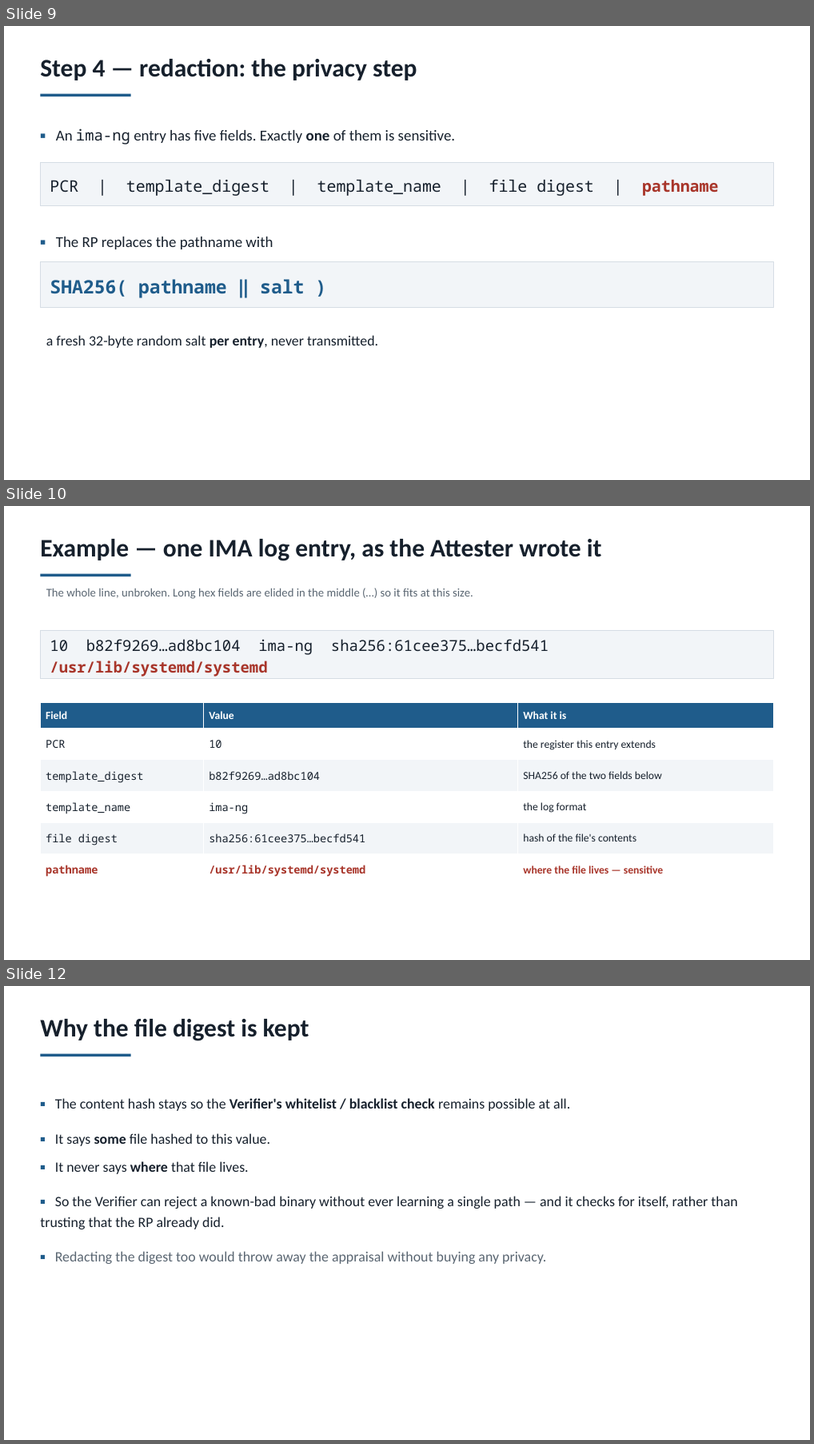
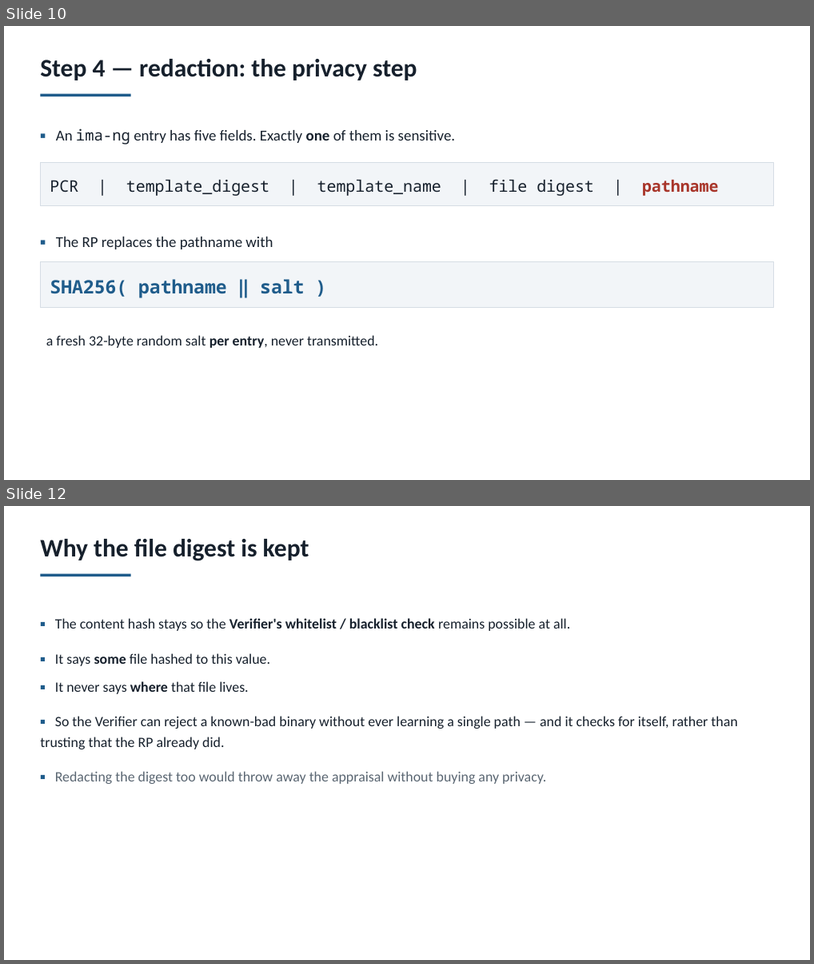
Before and after one commit to userdigitaldevil/charra-v2, a slide deck: charra-ressources/charra_privacy_attestation_slides_v2.pptx. Shown one above the other, each under a label of ours: slides 9, 10 and 12 before the commit, slides 10 and 12 after it; the slides between them are not shown. The pictures are 814x1444 and 814x964 pixels, drawn with LibreOffice and Linux fonts; fonts in the diff are those of the drawing. Boxes give left, top, right and bottom in pixels: in the first picture for what was removed or moved away, otherwise in the second. Text is boxed around its words. In the diff, an @@ line names an element or a change of style, - is before the commit and + after.

```diff
--- a/charra-ressources/charra_privacy_attestation_slides_v2.pptx
+++ b/charra-ressources/charra_privacy_attestation_slides_v2.pptx
@@ slide 10 removed at (x1=4, y1=506, x2=810, y2=960), background #FFFFFF @@
@@ text removed at (x1=40, y1=539, x2=602, y2=561) @@
-Example — one IMA log entry, as the Attester wrote it
@@ rectangle removed at (x1=40, y1=574, x2=131, y2=576) @@
@@ text removed at (x1=46, y1=588, x2=474, y2=599) @@
-The whole line, unbroken. Long hex fields are elided in the middle (…) so it fits at this size.
@@ rectangle removed at (x1=40, y1=630, x2=774, y2=679) @@
@@ text removed at (x1=50, y1=639, x2=313, y2=676) @@
-10 b82f9269…ad8bc104 ima-ng sha256:61cee375…becfd541 /usr/lib/systemd/systemd
@@ table removed at (x1=40, y1=703, x2=774, y2=885), 6 rows, 3 columns @@
-Field | Value | What it is
-PCR | 10 | the register this entry extends
-template_digest | b82f9269…ad8bc104 | SHA256 of the two fields below
-template_name | ima-ng | the log format
-file digest | sha256:61cee375…becfd541 | hash of the file's contents
-pathname | /usr/lib/systemd/systemd | where the file lives — sensitive
@@ what was slide 9 is now slide 10 @@
```
Also in this commit, not shown: 1 slide changed, 2 slides added, 1 other file.
